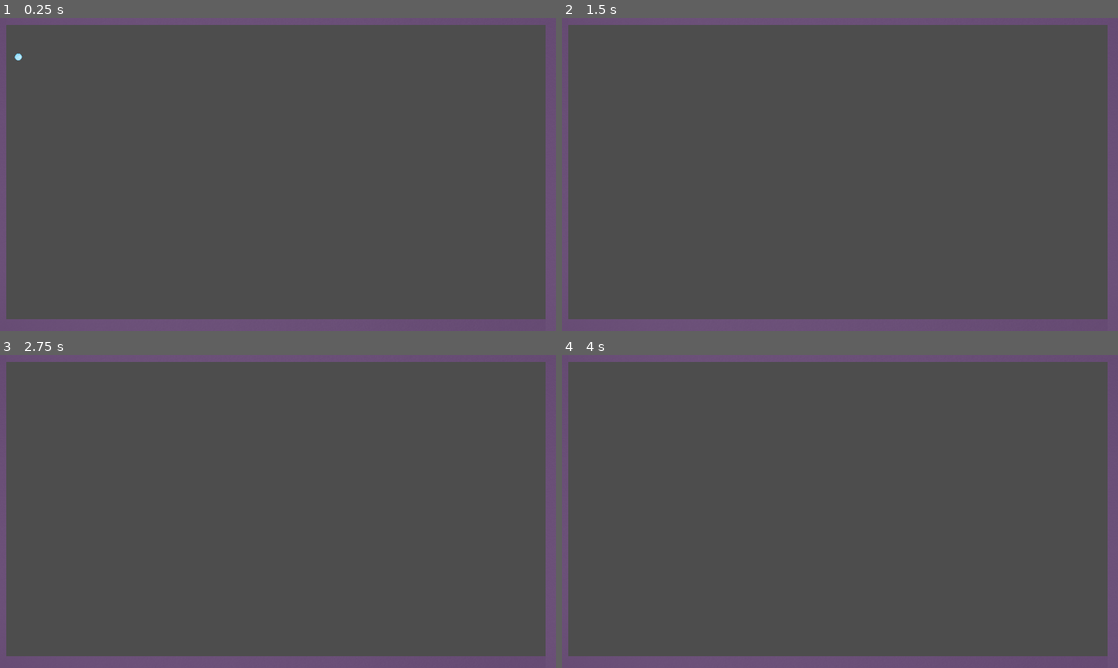
Above: before the commit, frames 1-4 (two rows, left to right).
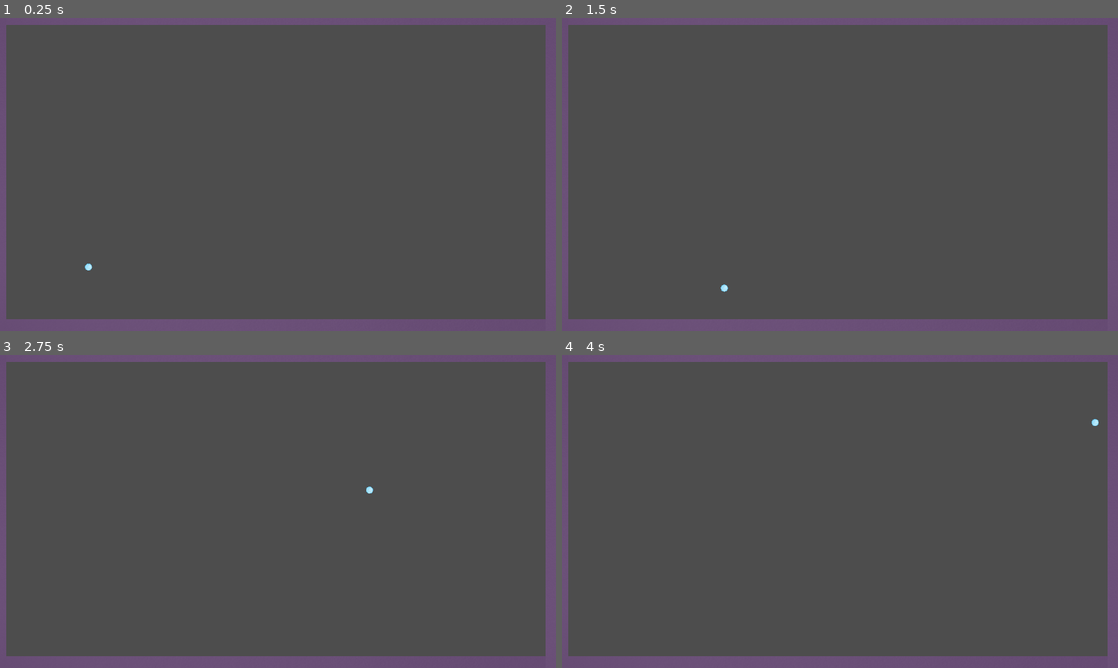
Above: after the commit, the same moments.

Repository: slinkp/godot-bounce-1
Game: Godot game, scene res://main.tscn
Two runs of this game, one before a commit and one after it. Both use one fixed random seed, a clock stepped at 60 frames per second and the inputs below.
Inputs:
- Up to frame 1 (0.25 s): no input
- Up to frame 2 (1.5 s): tap Enter at 1.25 s
- Up to frame 3 (2.75 s): no input
- Up to frame 4 (4 s): no input

The runs differ from the first frame. In frame 1, less than 0.1% of the frame differs, in the area x 2-17%, y 11-81%; in frame 2, less than 0.1%; in frame 3, less than 0.1%; in frame 4, less than 0.1%.

Commit message:
Sigh. Dial speed down again to avoid losing the ball

Diff:
--- a/main.gd
+++ b/main.gd
@@ -2,7 +2,7 @@
 
 @export var ball_scene: PackedScene
 
-var speed = 3000.0
+var speed = 1000.0
 
 # Called when the node enters the scene tree for the first time.
 func _ready():
